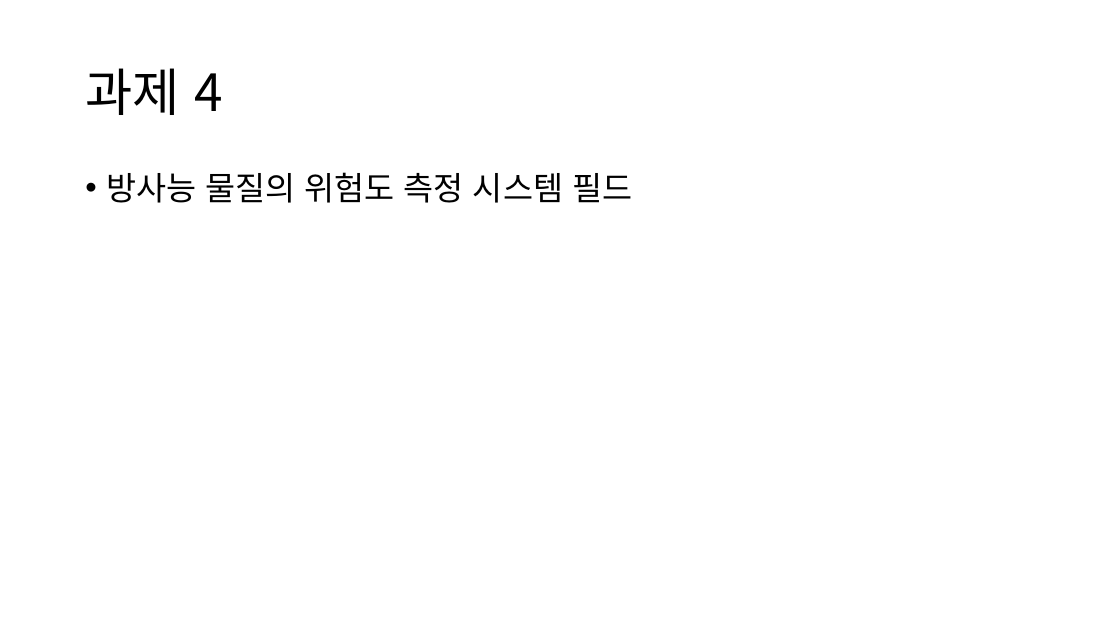
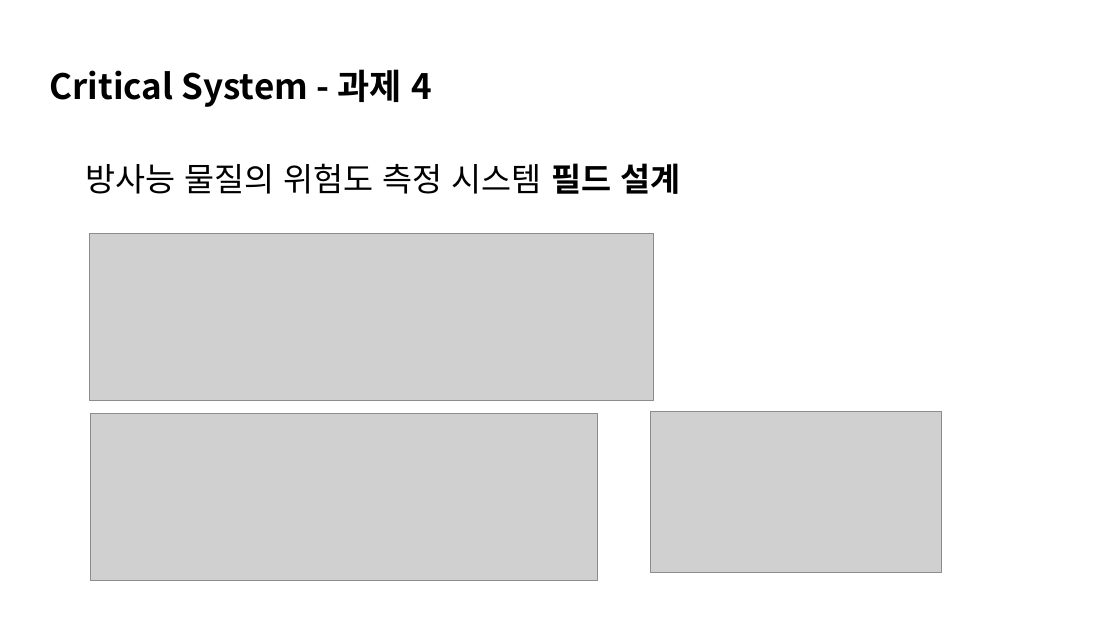
Before and after one commit to TUK-pedestrianSafety/document, a slide deck: slide 24 of ppt/소프트웨어 응용설계 발표자료.pptx (slide 25 before the commit). Drawn at 1120x630 pixels with LibreOffice and Linux fonts; fonts in the diff are those of the drawing; grey boxes stand for pictures. Boxes give left, top, right and bottom in pixels: in the first picture for what was removed or moved away, otherwise in the second. Text is boxed around its words. In the diff, an @@ line names an element or a change of style, - is before the commit and + after.

```diff
--- a/ppt/소프트웨어 응용설계 발표자료.pptx
+++ b/ppt/소프트웨어 응용설계 발표자료.pptx
@@ text at (x1=50, y1=69, x2=432, y2=107): text changed; size 44 to 30 pt; bold on @@
-과제 4
+Critical System - 과제 4
@@ text at (x1=85, y1=163, x2=680, y2=194): text changed @@
-• 방사능 물질의 위험도 측정 시스템 필드
+방사능 물질의 위험도 측정 시스템 필드 설계
@@ picture added at (x1=89, y1=234, x2=654, y2=400) @@
@@ picture added at (x1=91, y1=413, x2=598, y2=581) @@
@@ picture added at (x1=650, y1=412, x2=942, y2=572) @@
```
Also in this commit, not shown: 18 other slides changed, 10 slides added, 8 slides removed.
